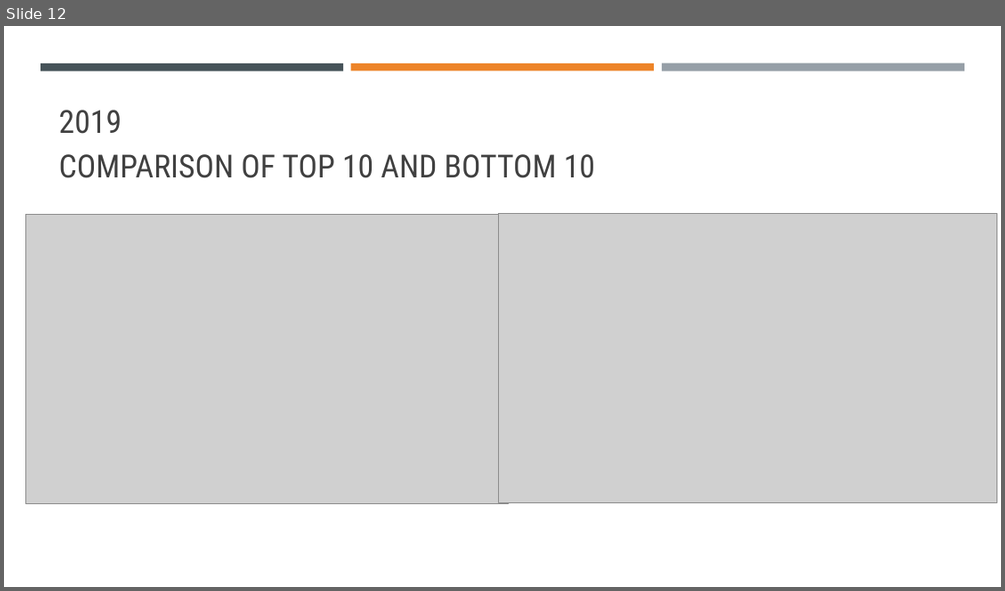
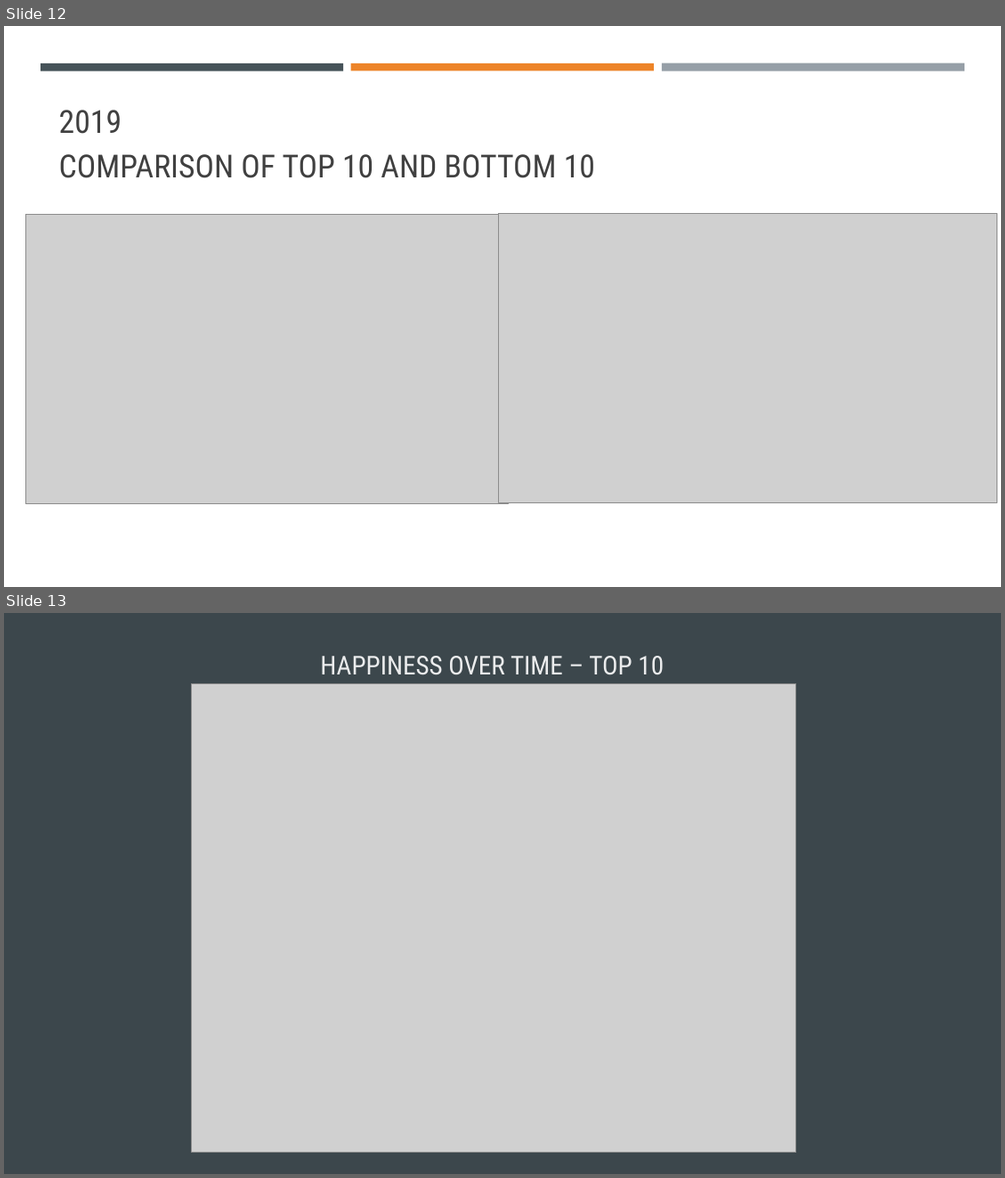
Before and after one commit to Bmyers5817/Project-1, a slide deck: World Happiness.pptx. Shown one above the other, each under a label of ours: slide 12 before the commit, slides 12 and 13 after it. The pictures are 1005x591 and 1005x1178 pixels, drawn with LibreOffice and Linux fonts; fonts in the diff are those of the drawing; grey boxes stand for pictures. Boxes give left, top, right and bottom in pixels: in the first picture for what was removed or moved away, otherwise in the second. Text is boxed around its words. In the diff, an @@ line names an element or a change of style, - is before the commit and + after.

```diff
--- a/World Happiness.pptx
+++ b/World Happiness.pptx
@@ slide 13 added at (4, 613, 1001, 1174), background #3D3D3D @@
@@ rectangle added at (4, 613, 1001, 1174), fill #3C474C @@
@@ text added at (320, 656, 663, 675), 25 pt, text #FFFFFF at 90% opacity @@
+HAPPINESS OVER TIME – TOP 10
@@ picture added at (192, 684, 796, 1152) @@
```
Also in this commit, not shown: 1 slide changed, 2 other slides added, 3 slides removed, 3 other files.
